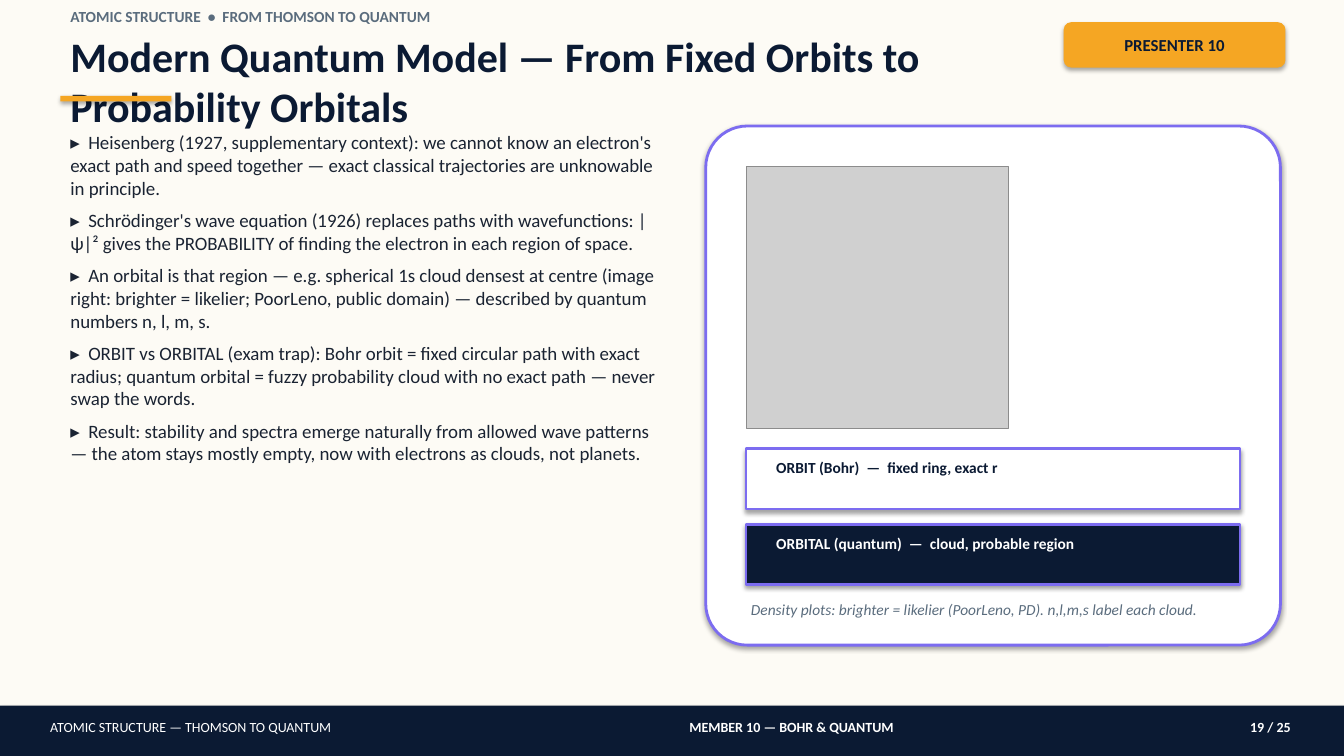
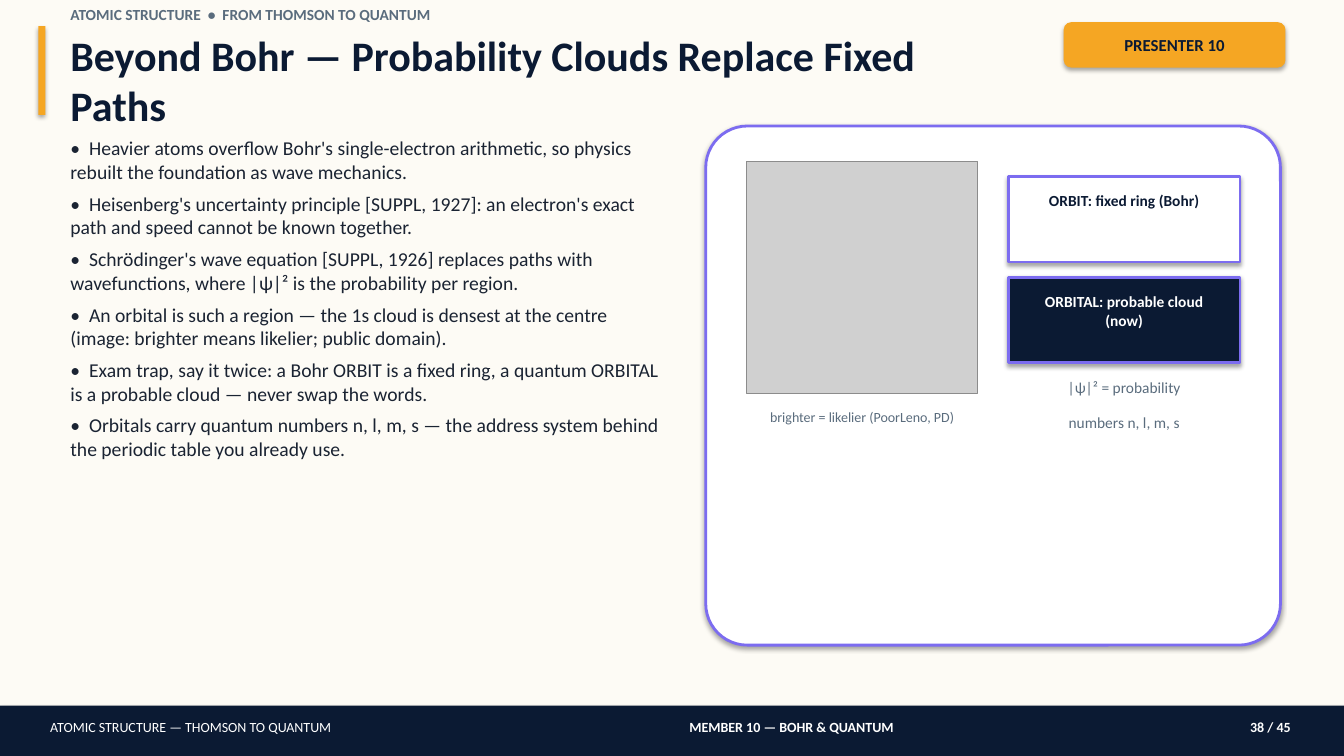
Before and after one commit to amithsharma91/big-boss-command-center, a slide deck: slide 38 of atomic-structure-presentation/Atomic_Structure_Detailed_Presentation.pptx (slide 19 before the commit). Drawn at 1344x756 pixels with LibreOffice and Linux fonts; fonts in the diff are those of the drawing; grey boxes stand for pictures. Boxes give left, top, right and bottom in pixels: in the first picture for what was removed or moved away, otherwise in the second. Text is boxed around its words. In the diff, an @@ line names an element or a change of style, - is before the commit and + after.

```diff
--- a/atomic-structure-presentation/Atomic_Structure_Detailed_Presentation.pptx
+++ b/atomic-structure-presentation/Atomic_Structure_Detailed_Presentation.pptx
@@ rectangle added at bbox=[38, 26, 45, 115], fill #F5A623 @@
@@ text removed at bbox=[70, 42, 920, 129] @@
-Modern Quantum Model — From Fixed Orbits to Probability Orbitals
@@ text added at bbox=[70, 41, 915, 122], 30 pt, text #0B1A33, bold @@
+Beyond Bohr — Probability Clouds Replace Fixed Paths
@@ rectangle removed at bbox=[60, 96, 171, 102] @@
@@ text at bbox=[70, 141, 658, 459]: text changed; size 13.5 to 14 pt @@
-▸ Heisenberg (1927, supplementary context): we cannot know an electron's exact path and speed together — exact classical trajectories are unknowable in principle.
-▸ Schrödinger's wave equation (1926) replaces paths with wavefunctions: |ψ|² gives the PROBABILITY of finding the electron in each region of space.
-▸ An orbital is that region — e.g. spherical 1s cloud densest at centre (image right: brighter = likelier; PoorLeno, public domain) — described by quantum numbers n, l, m, s.
-▸ ORBIT vs ORBITAL (exam trap): Bohr orbit = fixed circular path with exact radius; quantum orbital = fuzzy probability cloud with no exact path — never swap the words.
-▸ Result: stability and spectra emerge naturally from allowed wave patterns — the atom stays mostly empty, now with electrons as clouds, not planets.
+• Heavier atoms overflow Bohr's single-electron arithmetic, so physics rebuilt the foundation as wave mechanics.
+• Heisenberg's uncertainty principle [SUPPL, 1927]: an electron's exact path and speed cannot be known together.
+• Schrödinger's wave equation [SUPPL, 1926] replaces paths with wavefunctions, where |ψ|² is the probability per region.
+• An orbital is such a region — the 1s cloud is densest at the centre (image: brighter means likelier; public domain).
+• Exam trap, say it twice: a Bohr ORBIT is a fixed ring, a quantum ORBITAL is a probable cloud — never swap the words.
+• Orbitals carry quantum numbers n, l, m, s — the address system behind the periodic table you already use.
@@ picture: place and size @@
-picture at bbox=[746, 166, 1008, 429]
+picture at bbox=[746, 161, 978, 393]
@@ rectangle added at bbox=[1008, 176, 1240, 262], fill #FFFFFF, outline #7C6CF0 2 pt @@
@@ text at bbox=[1049, 195, 1199, 209]: text changed @@
-ORBIT (Bohr) — fixed ring, exact r
+ORBIT: fixed ring (Bohr)
@@ rectangle added at bbox=[1008, 277, 1240, 363], fill #0B1A33, outline #7C6CF0 2 pt @@
@@ text at bbox=[1045, 296, 1203, 328]: text changed; text colour #5A6C7D to #FFFFFF; bold on; italic off @@
-Density plots: brighter = likelier (PoorLeno, PD). n,l,m,s label each cloud.
+ORBITAL: probable cloud (now)
@@ text added at bbox=[1068, 381, 1181, 396], 11 pt, text #5A6C7D @@
+|ψ|² = probability
@@ text added at bbox=[770, 412, 954, 425], 10 pt, text #5A6C7D @@
+brighter = likelier (PoorLeno, PD)
@@ text added at bbox=[1069, 417, 1180, 430], 11 pt, text #5A6C7D @@
+numbers n, l, m, s
@@ rectangle removed at bbox=[746, 449, 1240, 509] @@
@@ rectangle removed at bbox=[746, 524, 1240, 585] @@
@@ text removed at bbox=[776, 537, 1075, 552] @@
-ORBITAL (quantum) — cloud, probable region
@@ text at bbox=[1250, 722, 1291, 732]: text changed @@
-19 / 25
+38 / 45
```
Also in this commit, not shown: 21 other slides changed, 23 slides added, 3 slides removed, 6 other files.
